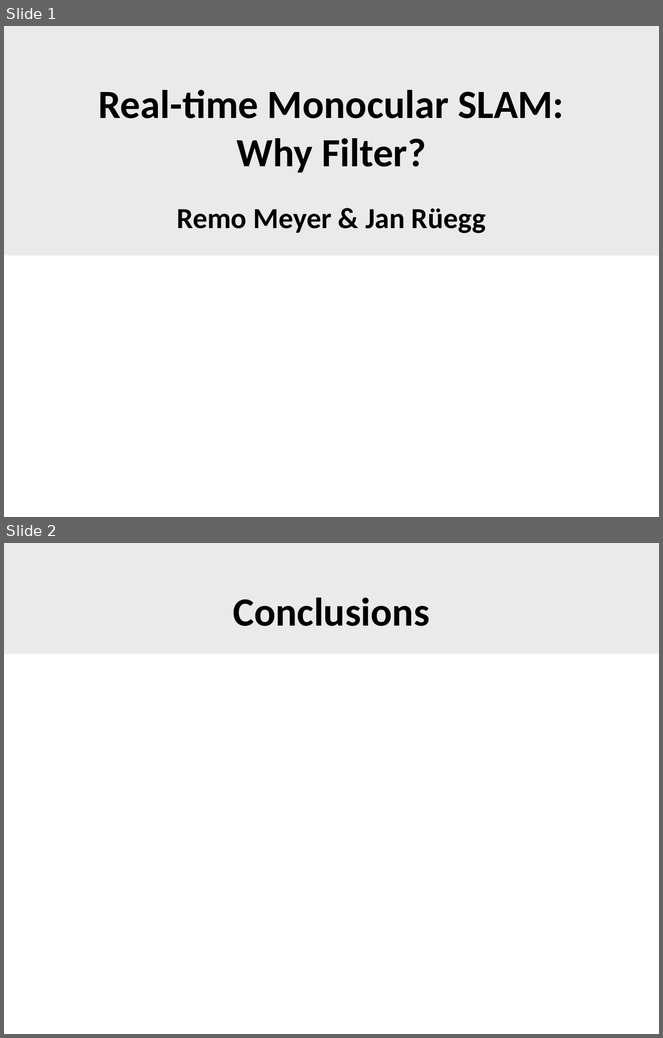
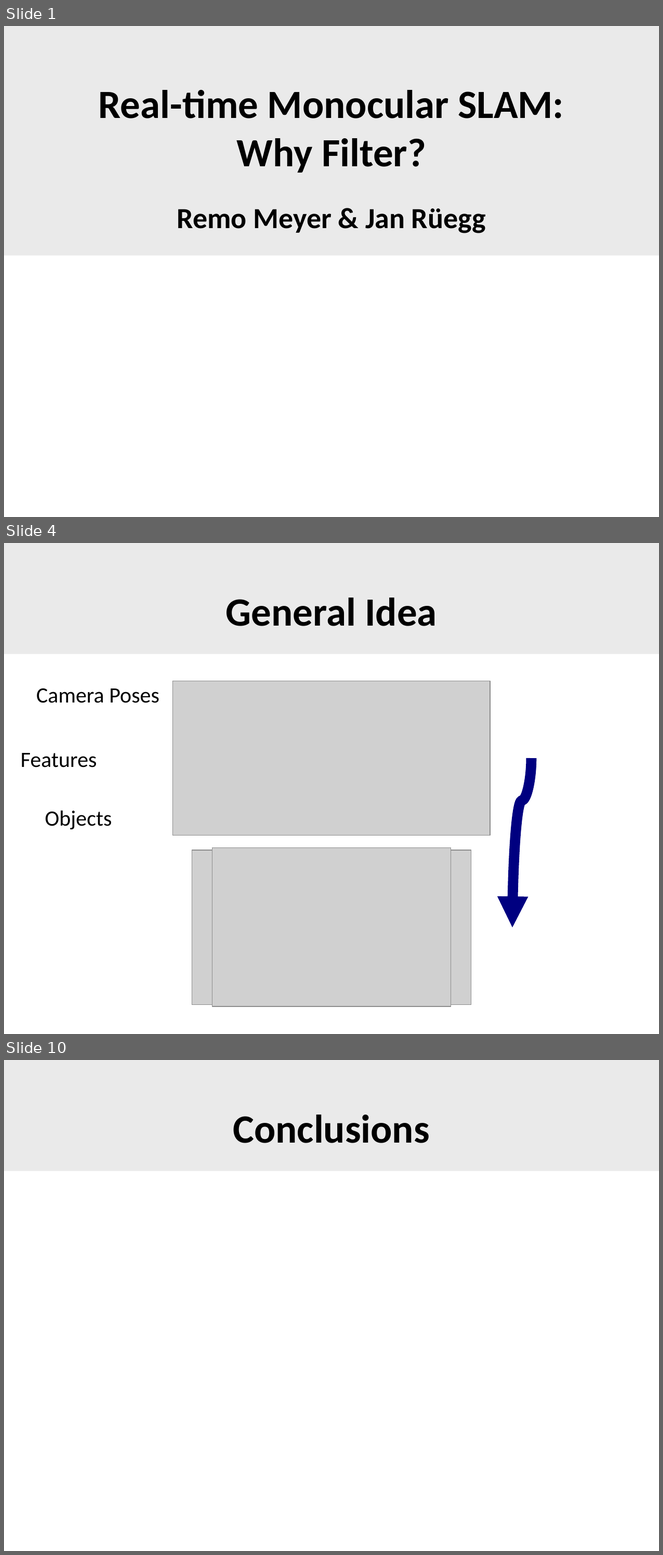
Before and after one commit to SgtPepper123/ICP_3dPhoto, a slide deck: slam/WhyFilter.odp. Shown one above the other, each under a label of ours: slides 1 and 2 before the commit, slides 1, 4 and 10 after it; the slides between them are not shown. The pictures are 663x1038 and 663x1555 pixels, drawn with LibreOffice and Linux fonts; fonts in the diff are those of the drawing; grey boxes stand for pictures; background and template pictures are left out. Boxes give left, top, right and bottom in pixels: in the first picture for what was removed or moved away, otherwise in the second. Text is boxed around its words. In the diff, an @@ line names an element or a change of style, - is before the commit and + after.

```diff
--- a/slam/WhyFilter.odp
+++ b/slam/WhyFilter.odp
@@ slide 4 added at <box>4,543,659,1034</box>, background #FFFFFF; not listed: 1 template element that a slide beside it also shows @@
@@ title added at <box>226,598,437,626</box>, 44 pt, text #000000, bold @@
+General Idea
@@ picture added at <box>173,681,490,836</box> @@
@@ text added at <box>36,688,159,703</box>, 24 pt, text #000000 @@
+Camera Poses
@@ text added at <box>21,753,97,768</box>, 24 pt, text #000000 @@
+Features
@@ curved arrow added from (531, 759) to (513, 928), #000080 11.34 pt @@
@@ text added at <box>45,810,112,830</box>, 24 pt, text #000000 @@
+Objects
@@ picture added at <box>192,850,471,1005</box> @@
@@ picture added at <box>213,848,452,1007</box> @@
@@ what was slide 2 is now slide 10 @@
```
Also in this commit, not shown: 7 other slides added.
